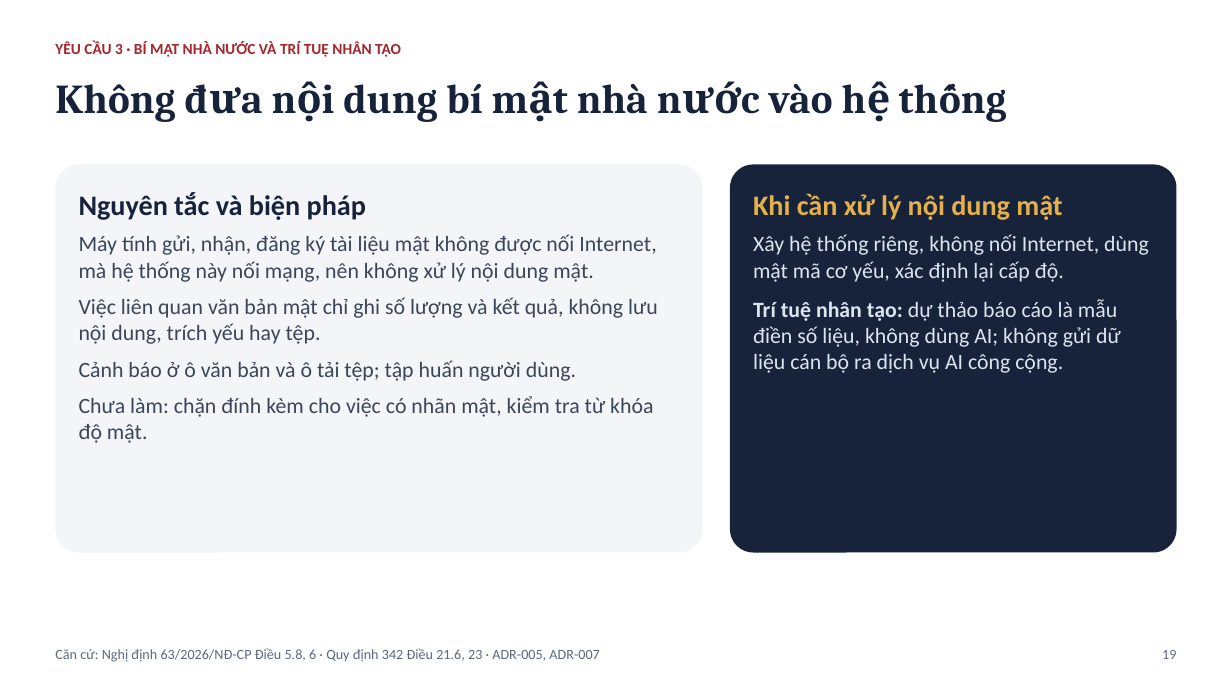
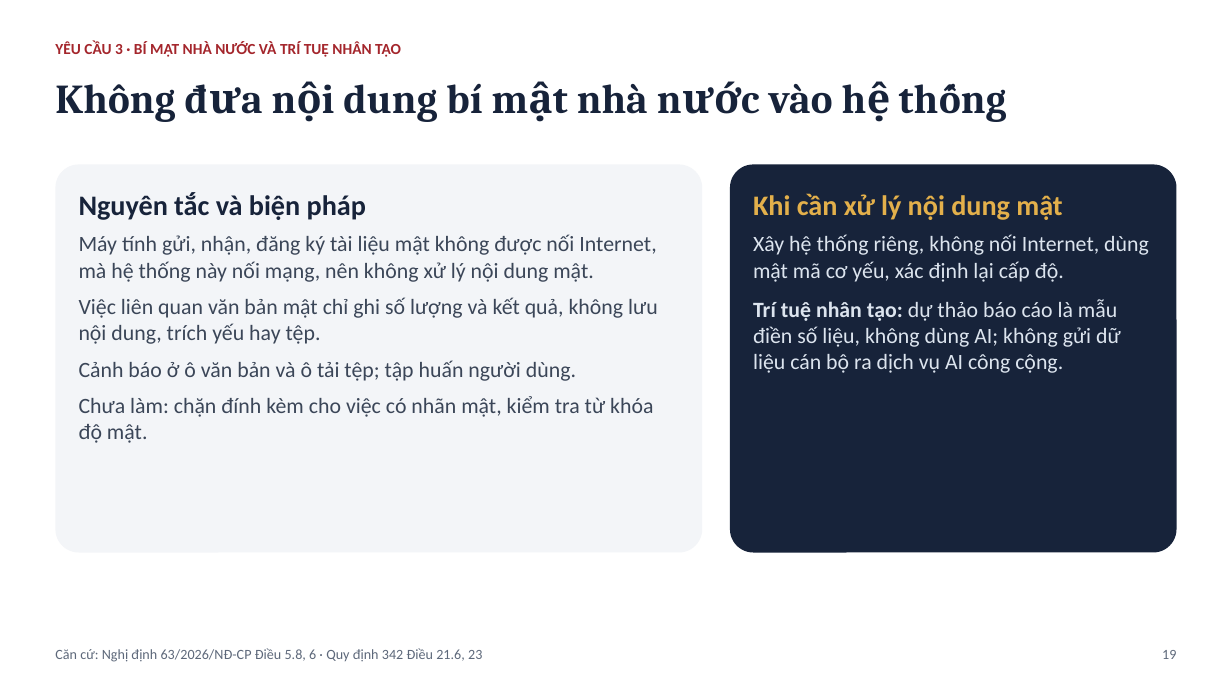
Before and after one commit to tuanhuu3264/btctu-apps, a slide deck: slide 19 of docs/tai_lieu_nop_bai/Slide-thuyet-trinh.pptx. Drawn at 1232x693 pixels with LibreOffice and Linux fonts; fonts in the diff are those of the drawing. Boxes give left, top, right and bottom in pixels: in the first picture for what was removed or moved away, otherwise in the second. Text is boxed around its words. In the diff, an @@ line names an element or a change of style, - is before the commit and + after.

```diff
--- a/docs/tai_lieu_nop_bai/Slide-thuyet-trinh.pptx
+++ b/docs/tai_lieu_nop_bai/Slide-thuyet-trinh.pptx
@@ text at (x1=55, y1=648, x2=482, y2=662): text changed @@
-Căn cứ: Nghị định 63/2026/NĐ-CP Điều 5.8, 6 · Quy định 342 Điều 21.6, 23 · ADR-005, ADR-007
+Căn cứ: Nghị định 63/2026/NĐ-CP Điều 5.8, 6 · Quy định 342 Điều 21.6, 23
```
Also in this commit, not shown: 7 other slides changed, 19 other files.
